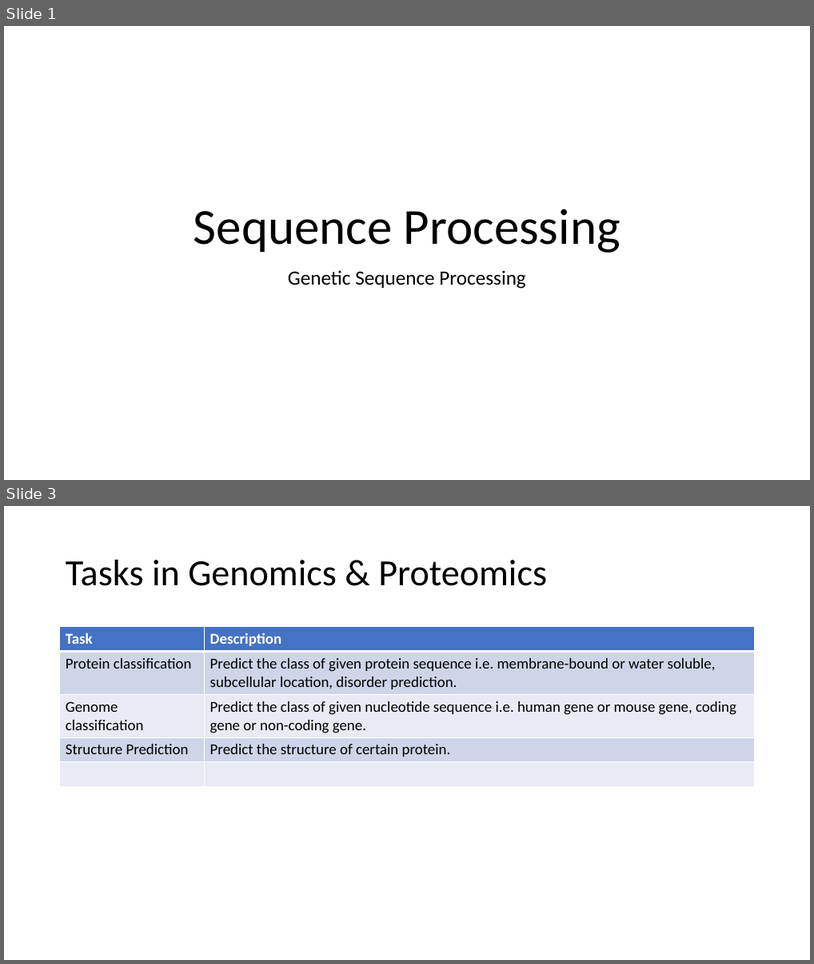
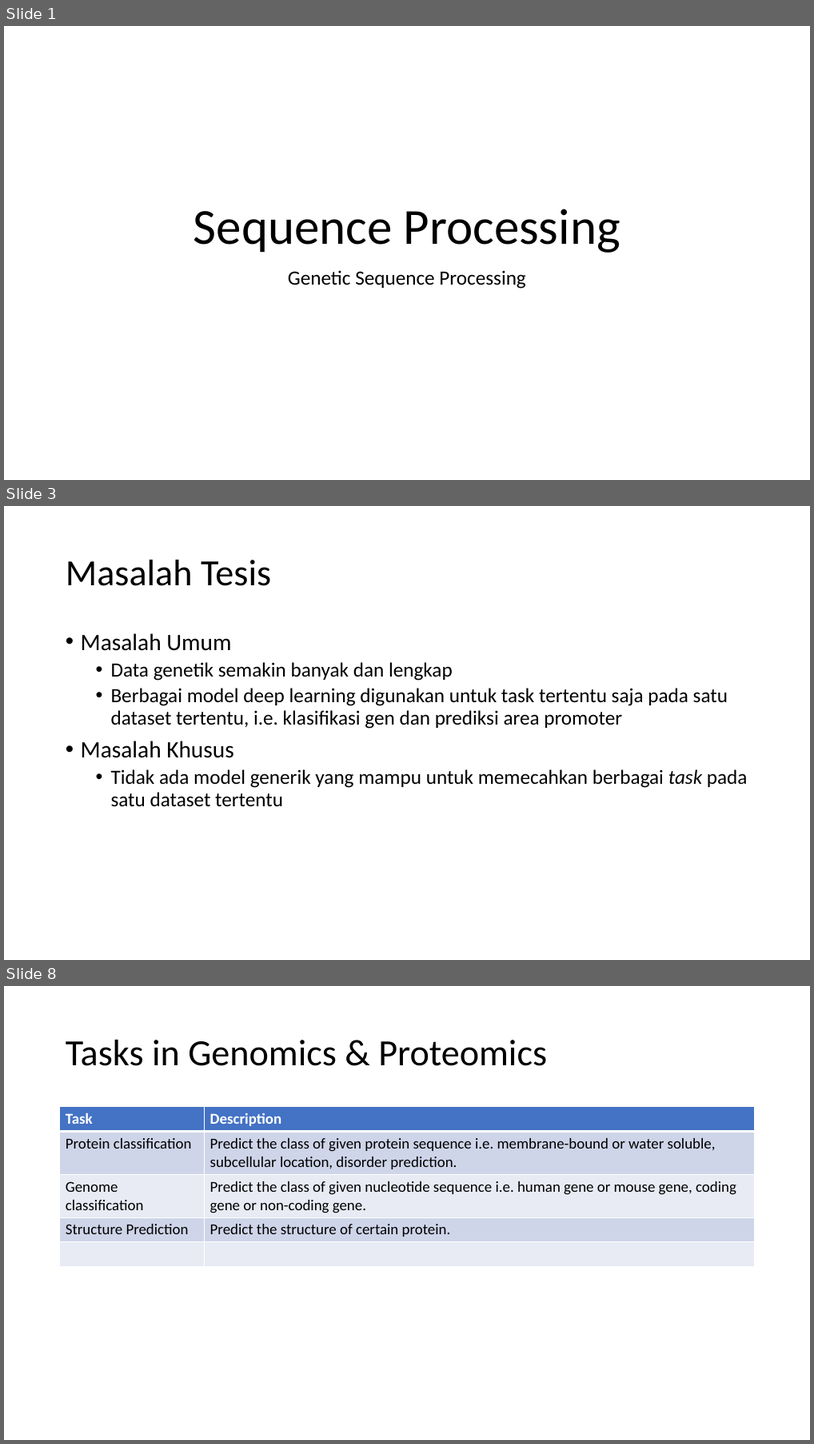
Before and after one commit to anwari32/sequence-processing, a slide deck: docs/Sequence Processing.pptx. Shown one above the other, each under a label of ours: slides 1 and 3 before the commit, slides 1, 3 and 8 after it; the slides between them are not shown. The pictures are 814x964 and 814x1444 pixels, drawn with LibreOffice and Linux fonts; fonts in the diff are those of the drawing. Boxes give left, top, right and bottom in pixels: in the first picture for what was removed or moved away, otherwise in the second. Text is boxed around its words. In the diff, an @@ line names an element or a change of style, - is before the commit and + after.

```diff
--- a/docs/Sequence Processing.pptx
+++ b/docs/Sequence Processing.pptx
@@ slide 3 added at (x1=4, y1=506, x2=810, y2=960), background #FFFFFF @@
@@ title added at (x1=66, y1=560, x2=271, y2=586), 44 pt, text #000000 @@
+Masalah Tesis
@@ text added at (x1=81, y1=633, x2=748, y2=807), 24 pt, text #000000 @@
+• Masalah Umum
+  • Data genetik semakin banyak dan lengkap
+  • Berbagai model deep learning digunakan untuk task tertentu saja pada satu dataset tertentu, i.e. klasifikasi gen dan prediksi area promoter
+• Masalah Khusus
+  • Tidak ada model generik yang mampu untuk memecahkan berbagai task pada satu dataset tertentu
@@ what was slide 3 is now slide 8 @@
```
Also in this commit, not shown: 1 slide changed, 4 other slides added, 1 other file.
